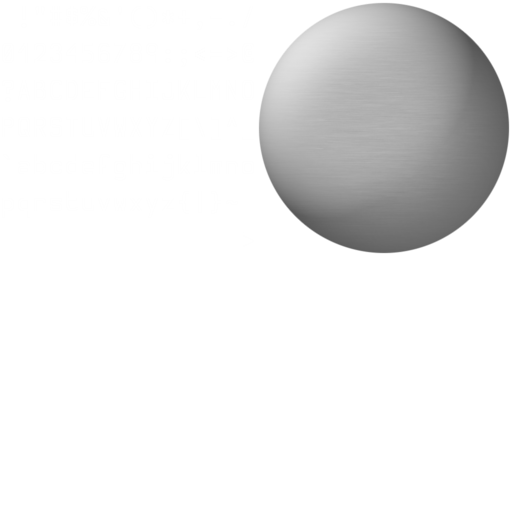
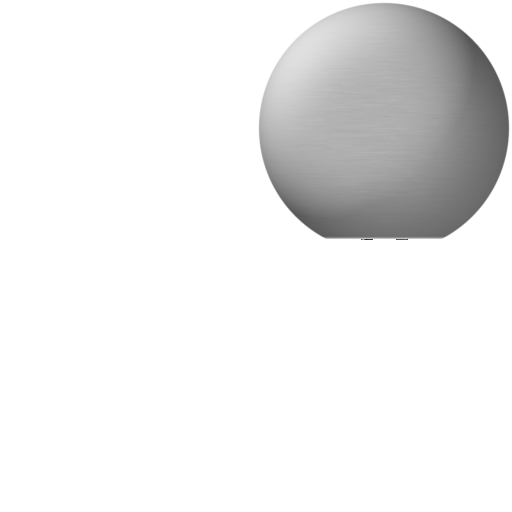
Before/after of a 512px x 512px layered artwork. What changed in the layer stack:
added layer "belt tube" above "belt tube (original)" over (326, 239, 442, 240)
painted on "sphere" over (322, 236, 446, 254)
